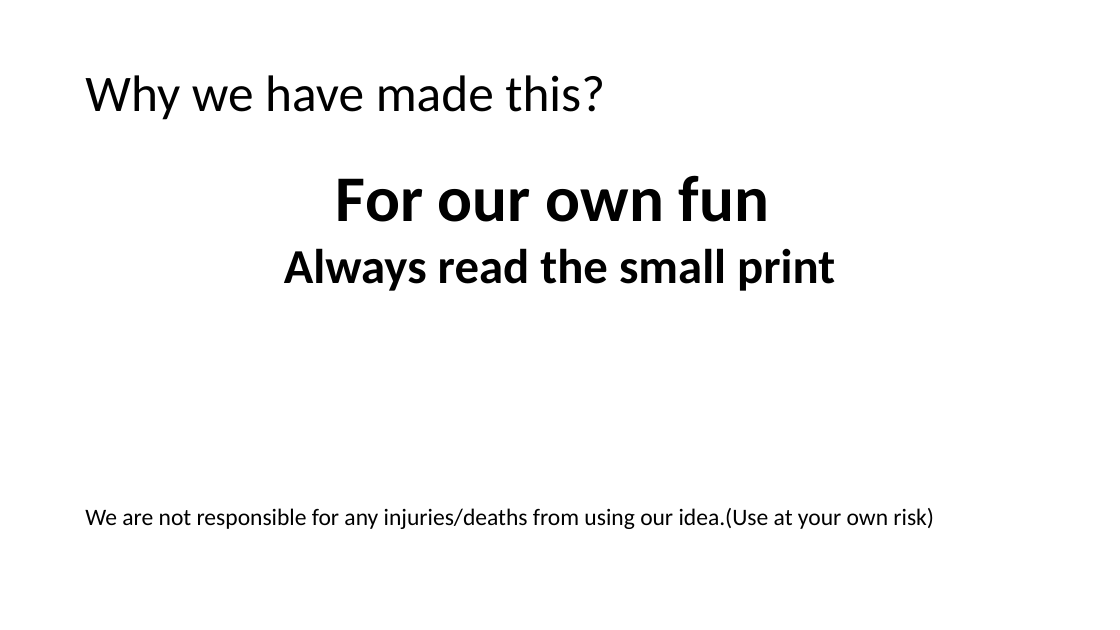
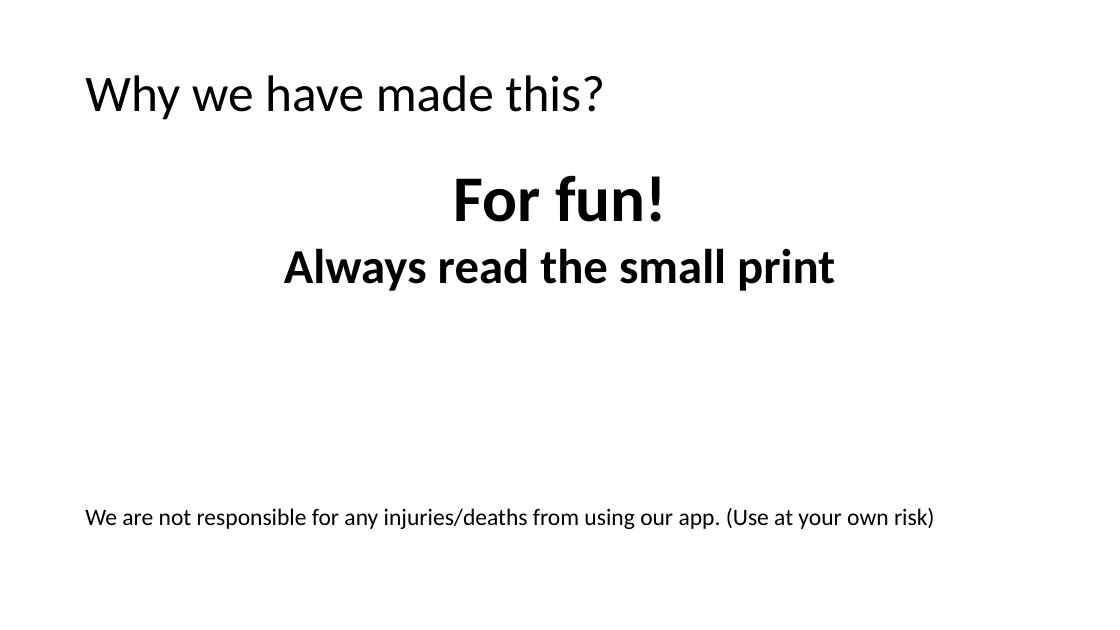
Before and after one commit to dartydevil/Crazy-monkey-artwork, a slide deck: slide 5 of Presentation/The Crazy Monkeys.odp. Drawn at 1120x630 pixels with LibreOffice and Linux fonts; fonts in the diff are those of the drawing. Boxes give left, top, right and bottom in pixels: in the first picture for what was removed or moved away, otherwise in the second. Text is boxed around its words. In the diff, an @@ line names an element or a change of style, - is before the commit and + after.

```diff
--- a/Presentation/The Crazy Monkeys.odp
+++ b/Presentation/The Crazy Monkeys.odp
@@ text at [453, 175, 667, 222]: text changed @@
-For our own fun
+For fun!
@@ text at [85, 508, 935, 529]: text changed @@
-We are not responsible for any injuries/deaths from using our idea.(Use at your own risk)
+We are not responsible for any injuries/deaths from using our app. (Use at your own risk)
```
Also in this commit, not shown: 1 other slide changed, 2 other files.
